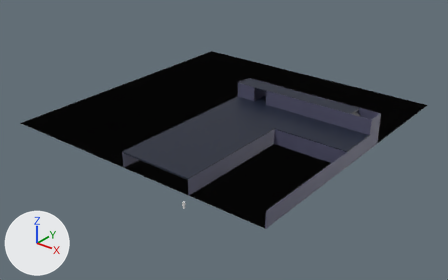
Two versions of the glTF model client/assets/models/ascenion_map.glb, one commit apart.
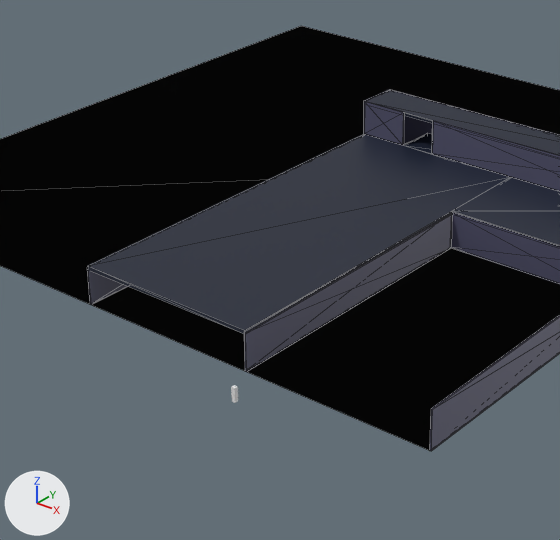
Old and new are each drawn whole from a 50 mm camera at (243.0, -311.0, 171.0) aimed at (6.0, -15.0, -13.0) and again close up on the part from 19% to 71% of the width and 14% to 95% of the height. The lights are fixed; the arrows at lower left show +X, +Y and +Z. The older version's two pictures come first. The close-ups show mesh edges as thin lines. Where no turn or scale is listed for an object, it has been applied to the vertices.

Before the edit, the objects in view are built like this:
```python
me_cube_004 = bpy.data.meshes.new('Cube.004')
me_cube_004.from_pydata(...)  # a box spanning x -1.0..1.0, y -1.0..1.0, z -1.0..1.0
me_cube_004.materials.append(mat_wall)  # greyish blue #565670
me_cube_006 = bpy.data.meshes.new('Cube.006')
me_cube_006.from_pydata(...)  # a box spanning x -50.0..50.0, y -0.2..0.2, z -10.2..10.2
me_cube_006.materials.append(mat_wall)  # greyish blue #565670
me_cube_016 = bpy.data.meshes.new('Cube.016')
me_cube_016.from_pydata(...)  # a box spanning x -1.0..1.0, y -1.0..1.0, z -1.0..1.0
me_cube_016.materials.append(mat_wall)  # greyish blue #565670
ob_cube_003 = bpy.data.objects.new('Cube.003', me_cube_004)
ob_cube_003.location = (75.0, -20.0, 5.0)
ob_cube_003.rotation_euler = (0.0, 0.0, 1.571)  # degrees (0, 0, 90)
ob_cube_003.scale = (0.2, 25.0, 5.0)
ob_cube_005 = bpy.data.objects.new('Cube.005', me_cube_006)
ob_cube_005.location = (50.2, 20.0, 10.2)
ob_cube_015 = bpy.data.objects.new('Cube.015', me_cube_016)
ob_cube_015.location = (62.0, 8.0, 15.5)
ob_cube_015.scale = (38.0, 0.2, 5.0)
# also in view: 'Cube.009' at (75.0, 0.0, 10.0); 'Plane.001' at (0.0, 0.0, 0.0); 'Cube.014' at (43.0, 14.0, 20.0); 'Cube' at (50.0, -60.0, 5.0); 'Cube.008' at (25.0, -46.0, 10.0)
```
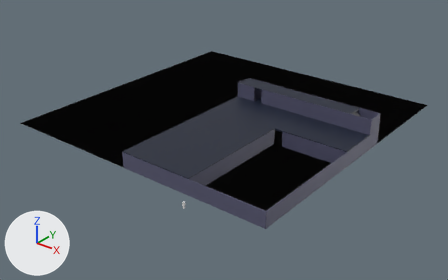
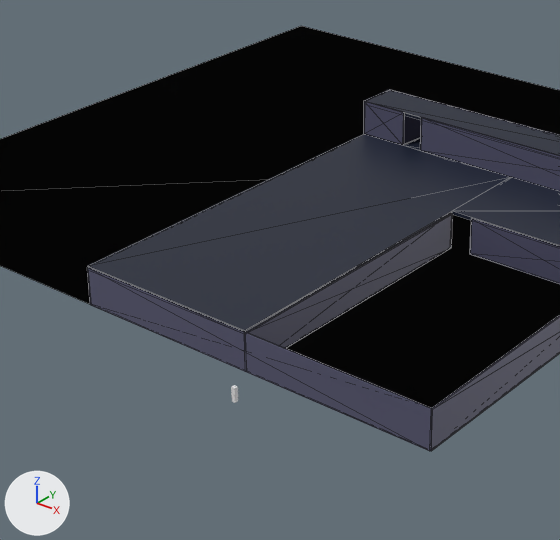
Scene script edits in JSON lines:
```json
{"op": "add", "block": "me_cube_022", "code": ["me_cube_022 = bpy.data.meshes.new('Cube.022')", "me_cube_022.from_pydata(...)  # a box spanning x -50.0..50.0, y -0.2..0.2, z -5.0..5.0", "me_cube_022.materials.append(mat_wall)  # greyish blue #565670"]}
{"op": "set", "path": "ob_cube_003.location", "old": "(75.0, -20.0, 5.0)", "new": "(78.0, -20.0, 5.0)"}
{"op": "set", "path": "ob_cube_003.scale", "old": "(0.2, 25.0, 5.0)", "new": "(0.2, 22.0, 5.0)"}
{"op": "set", "path": "ob_cube_015.location", "old": "(62.0, 8.0, 15.5)", "new": "(60.0, 8.0, 15.5)"}
{"op": "set", "path": "ob_cube_015.scale", "old": "(38.0, 0.2, 5.0)", "new": "(40.0, 0.2, 5.0)"}
{"op": "add", "block": "ob_cube_020", "code": ["ob_cube_020 = bpy.data.objects.new('Cube.020', me_cube_022)", "ob_cube_020.location = (50.0, -100.0, 5.0)"]}
```

What differs and where, as boxes (x1, y1, x2, y2) in the close-ups (560 x 540 px):
```json
{"object": "Cube.020", "change": "added", "after": [87, 268, 432, 451]}
{"object": "Cube.015", "change": "moved, rescaled", "before": [432, 120, 560, 191], "after": [420, 117, 560, 191]}
{"object": "Cube.003", "change": "moved, rescaled", "before": [451, 213, 560, 284], "after": [470, 219, 560, 284]}
```
